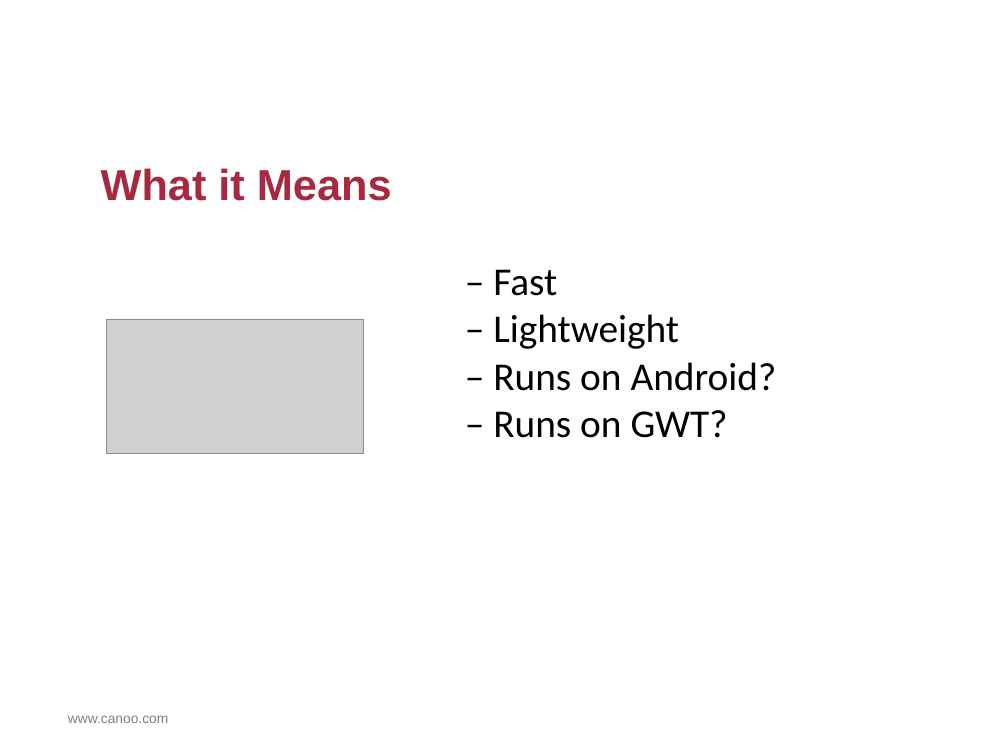
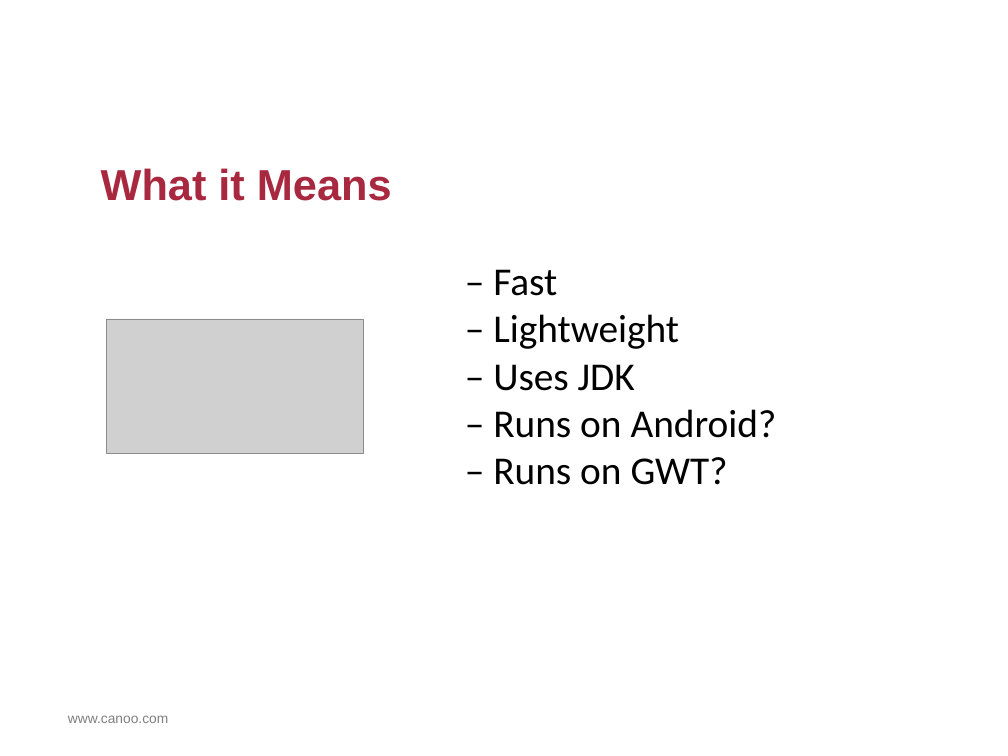
Before and after one commit to HamletDRC/presentations, a slide deck: slide 62 of asttransformations/AstTransformations.odp (slide 55 before the commit). Drawn at 1008x756 pixels with LibreOffice and Linux fonts; fonts in the diff are those of the drawing; grey boxes stand for pictures; background and template pictures are left out. Boxes give left, top, right and bottom in pixels: in the first picture for what was removed or moved away, otherwise in the second. Text is boxed around its words. In the diff, an @@ line names an element or a change of style, - is before the commit and + after.

```diff
--- a/asttransformations/AstTransformations.odp
+++ b/asttransformations/AstTransformations.odp
@@ text at <box>493,364,635,391</box>: paragraph added @@
+– Uses JDK
```
Also in this commit, not shown: 4 other slides changed, 15 slides added, 6 slides removed, 10 other files.
